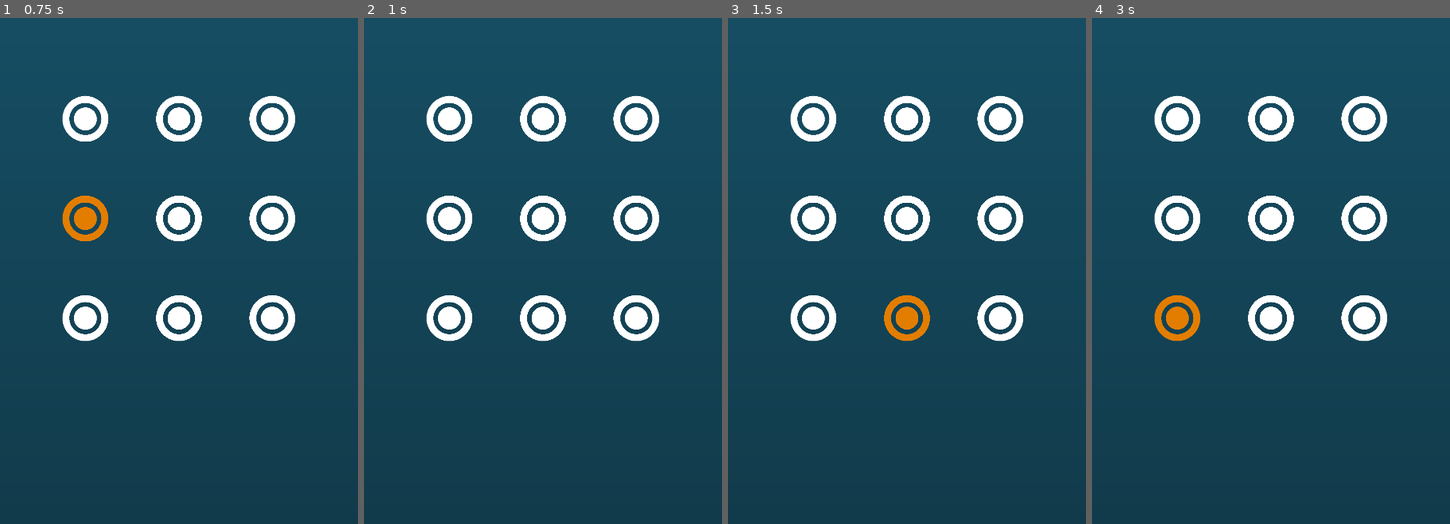
Above: before the commit, frames 1-4 (left to right).
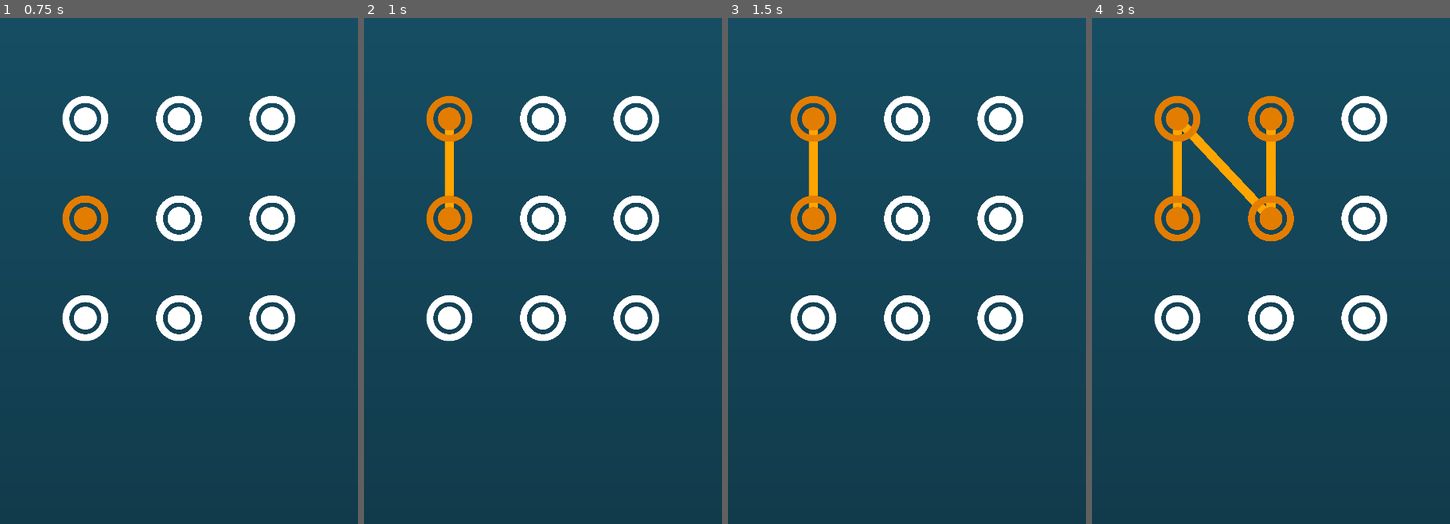
Above: after the commit, the same moments.

Repository: tJamesD/dot-line-matcher
Game: Godot game, scene res://Scenes/main.tscn
The game is run twice, just before and just after one commit, with the same random seed, the same clock (stepped at 60 frames per second) and the same inputs.
Inputs (mouse positions are in pixels of both pictures, inside the frame that each line leads up to):
- Up to frame 1 (0.75 s): tap Enter at 0.5 s; move the mouse to (85, 119) at 0.52 s
- Up to frame 2 (1 s): no input
- Up to frame 3 (1.5 s): tap Space at 1.25 s; move the mouse to (907, 119) at 1.27 s
- Up to frame 4 (3 s): move the mouse to (1364, 119) at 2.02 s; tap Enter at 2.75 s; move the mouse to (1177, 220) at 2.77 s

Frame 1 is identical in both runs. In frame 2, 1.8% of the frame differs, in the area x 17-31%, y 15-45%; in frame 3, 2.5%; in frame 4, 4.8%, in the area x 17-57%, y 15-64%.

Commit message:
pre Dots to Node2d

Diff:
--- a/Scenes/main.tscn
+++ b/Scenes/main.tscn
@@ -37,7 +37,7 @@
 
 [node name="Dots" type="Node" parent="."]
 script = ExtResource("1_bo1nx")
-gen_length = 1
+gen_length = 4
 
 [node name="Dot0" parent="Dots" instance=ExtResource("1_jjgbg")]
 position = Vector2(257.5, 700)
--- a/Scripts/dot.gd
+++ b/Scripts/dot.gd
@@ -9,9 +9,13 @@
 signal wrong_pattern
 signal correct_pattern
 
+var mouse_active_dot : bool = false
+#signal current_dot(dot :Dot)
+
 @onready var sprite = $Circle
 @onready var dot_manager = get_parent()
 @onready var line2dtest = Line2D.new()
+@onready var line_to_mouse = Line2D.new()
 
 
 func _ready():
@@ -21,12 +25,19 @@
 	line2dtest.default_color = Color.ORANGE
 	add_child(line2dtest)
 
+	line_to_mouse.width = 150
+	line_to_mouse.z_index = 1
+	line_to_mouse.default_color = Color.ORANGE
+	add_child(line_to_mouse)
+
 
 func _on_mouse_entered() -> void:
 	#likely change, will be do other things, method will handled activaiton
 	#sprite.modulate = Color(0.89,0.49,0,1)
 	if dot_manager.draw_allowed:
+		mouse_active_dot = true
 		_activate()
+		#current_dot.emit(self)
 		if dot_manager.user_guess.count(self) == 0:
 			dot_manager.user_guess.append(self)
 		_check_solution()
--- a/Scripts/dots_manager.gd
+++ b/Scripts/dots_manager.gd
@@ -34,12 +34,20 @@
 	for dot in dot_array:
 		dot.connect("wrong_pattern", Callable(self,"_reset_to_new_pattern"))
 		dot.connect("correct_pattern", Callable(self,"_increase_score"))
+		#dot.connect("current_dot", Callable(self,"_draw_line_to_mouse"))
 
 	#dot_array[2]._draw_to_neighbor(dot_array[4])
 
 	#_generate_pattern()
 	#for dot in pattern:
 		#dot._activate()
+
+func _search_mouse_active_dot() -> Dot:
+	for dot in dot_array:
+		if dot.mouse_active_dot:
+			return dot
+	return null
+
 
 func _process(delta: float) -> void:
 
@@ -58,12 +66,22 @@
 				await get_tree().create_timer(1.0).timeout
 			_deactivate_all_dots()
 			draw_allowed = true
-			#animate = false
 			curr_length = 0
+	if draw_allowed:
+		_draw_line_to_mouse()
 
-	#animate = false
-	#dot_array[6]._activate()
-
+func _draw_line_to_mouse():
+	var dot = _search_mouse_active_dot()
+	#print(dot)
+	if dot != null:
+		print("LINE DOT: " + dot.name)
+		print(dot.position)
+		print(get_viewport().get_mouse_position())
+		#var local_mouse = dot.get_parent().to_local(get_viewport().get_mouse_position())
+		#dot.line_to_mouse.global_position = Vector2.ZERO
+		dot.line_to_mouse.points = [dot.global_position, get_viewport().get_mouse_position()]
+		#dot.line_to_mouse.global_position = Vector2.ZERO
+		#dot.line_to_mouse.points = [dot.position, get_viewport().get_mouse_position()]
 
 
 func _generate_pattern():
@@ -74,7 +92,7 @@
 	var start_node_index : int = randf_range(0,8)
 	pattern.append(dot_array[start_node_index])
 	curr_length += 1
-	print("Pattern1: " + str(pattern))
+	#print("Pattern1: " + str(pattern))
 
 	dot_array[start_node_index]._setValid(false)
 	#print("Start DOT0: " + str(start_node_index))
@@ -87,10 +105,11 @@
 		if neighbor == null:
 			return
 		pattern.append(neighbor)
-		print("Pattern2: " + str(pattern))
+		#print("Pattern2: " + str(pattern))
 		curr_length += 1
 		temp_neighbors = neighbor._get_valid_neighbors()
 		#print("next Neighbors: " + str(temp_neighbors))
+	print("PATTERN: " + str(pattern))
 
 
 func _pick_random_valid_neighbor(neighbor_array):
